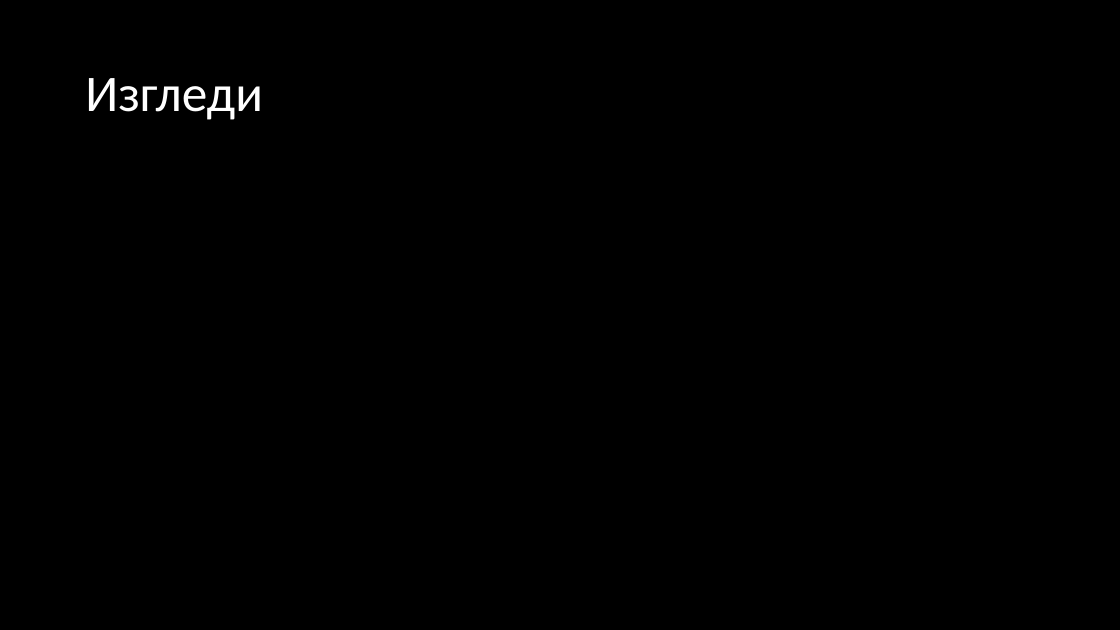
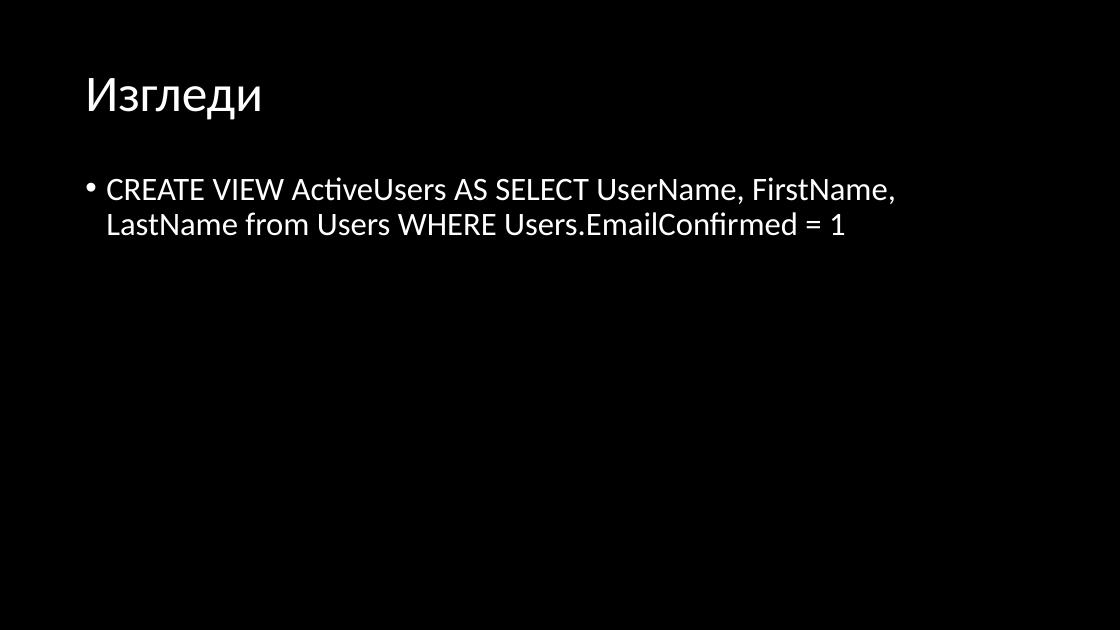
Before and after one commit to NaskoIT/FMI, a slide deck: slide 17 of DB/JudgeSystem/Основна-презентация.pptx. Drawn at 1120x630 pixels with LibreOffice and Linux fonts; fonts in the diff are those of the drawing. Boxes give left, top, right and bottom in pixels: in the first picture for what was removed or moved away, otherwise in the second. Text is boxed around its words. In the diff, an @@ line names an element or a change of style, - is before the commit and + after.

```diff
--- a/DB/JudgeSystem/Основна-презентация.pptx
+++ b/DB/JudgeSystem/Основна-презентация.pptx
@@ text added at [106,177,896,236], 28 pt, text #FFFFFF @@
+• CREATE VIEW ActiveUsers AS SELECT UserName, FirstName, LastName from Users WHERE Users.EmailConfirmed = 1
```
Also in this commit, not shown: 3 other slides changed.
